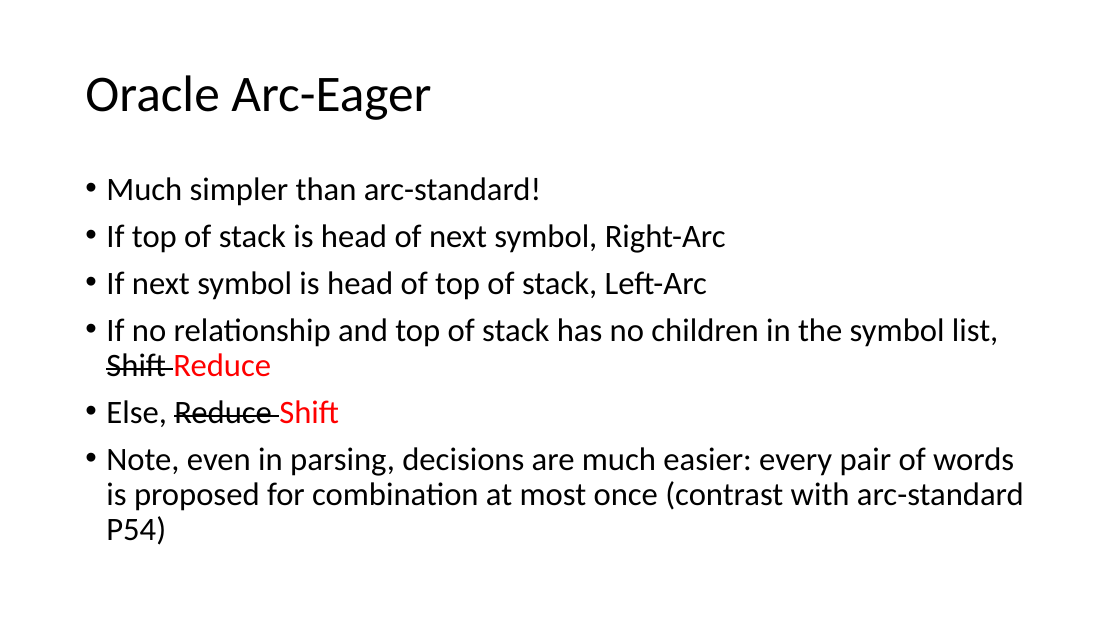
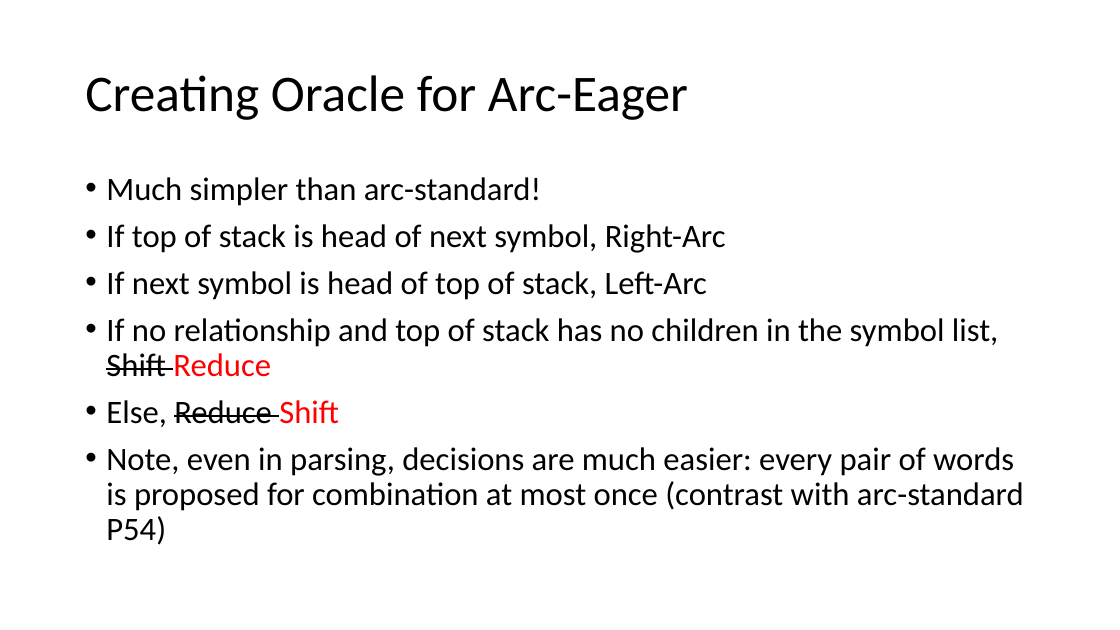
Before and after one commit to isi-nlp/csci_544_fa_18_slides, a slide deck: slide 71 of dep_parsing_0919.pptx. Drawn at 1120x630 pixels with LibreOffice and Linux fonts; fonts in the diff are those of the drawing. Boxes give left, top, right and bottom in pixels: in the first picture for what was removed or moved away, otherwise in the second. Text is boxed around its words. In the diff, an @@ line names an element or a change of style, - is before the commit and + after.

```diff
--- a/dep_parsing_0919.pptx
+++ b/dep_parsing_0919.pptx
@@ title at <box>85,75,688,120</box>: text changed @@
-Oracle Arc-Eager
+Creating Oracle for Arc-Eager
```
Also in this commit, not shown: 2 other files.
